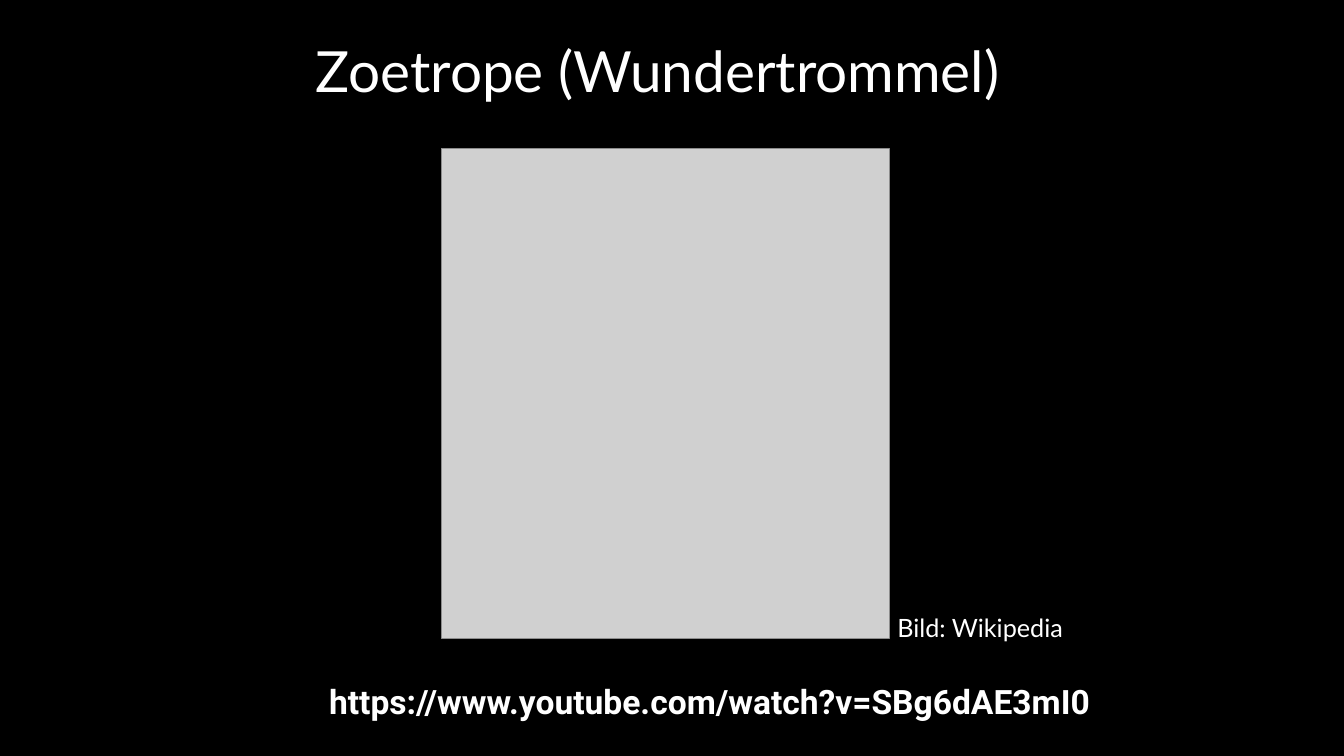
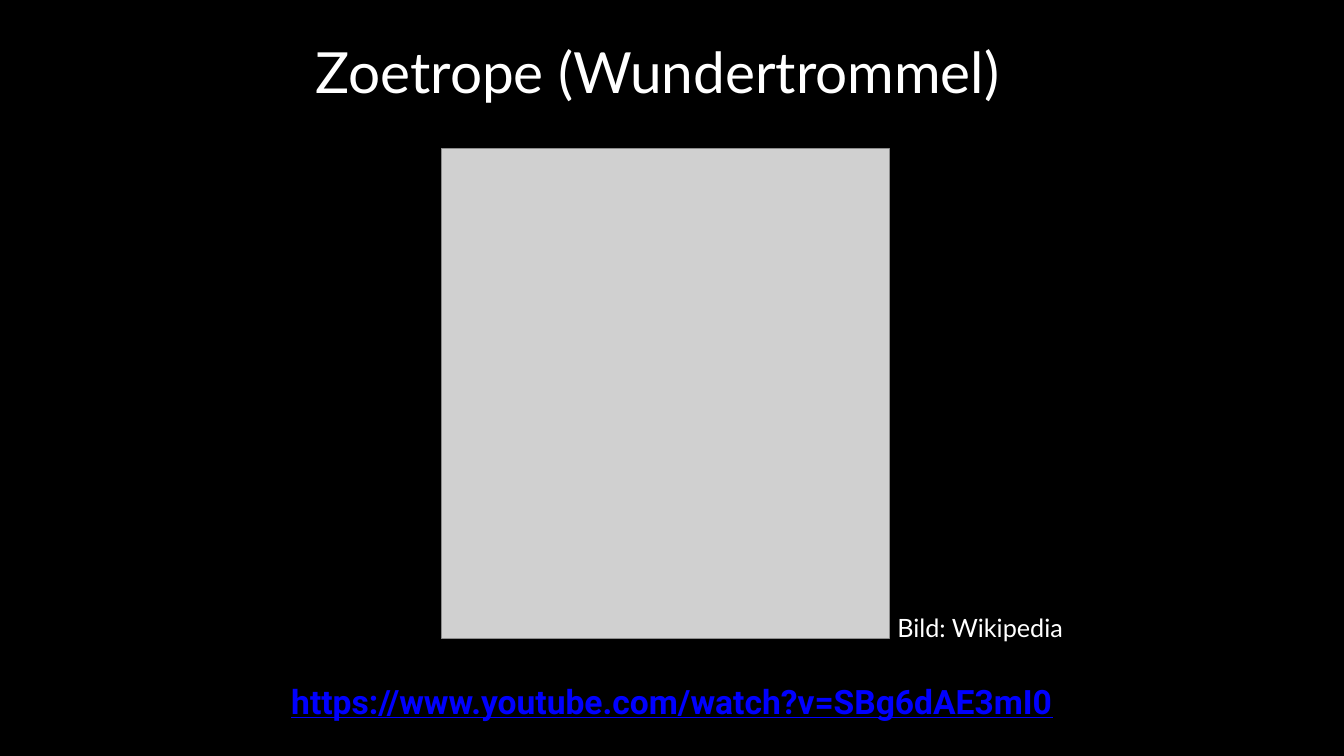
Before and after one commit to Lehr-Lern-Labor/Scienc-Camp-KI, a slide deck: slide 11 of Folien/05-Gestaltung und Animation.pptx (slide 10 before the commit). Drawn at 1344x756 pixels with LibreOffice and Linux fonts; fonts in the diff are those of the drawing; grey boxes stand for pictures. Boxes give left, top, right and bottom in pixels: in the first picture for what was removed or moved away, otherwise in the second. Text is boxed around its words. In the diff, an @@ line names an element or a change of style, - is before the commit and + after.

```diff
--- a/Folien/05-Gestaltung und Animation.pptx
+++ b/Folien/05-Gestaltung und Animation.pptx
@@ text "https://www.youtube.com/watch?v=SBg6dAE3mI0": place and size @@
-text "https://www.youtube.com/watch?v=SBg6dAE3mI0" at (329, 688, 1090, 721)
+text "https://www.youtube.com/watch?v=SBg6dAE3mI0" at (291, 688, 1052, 721)
@@ text "https://www.youtube.com/watch?v=SBg6dAE3mI0" at (291, 688, 1052, 721): text colour #FFFFFF to #0000FF, underline on @@
```
Also in this commit, not shown: 11 other slides changed, 2 slides added, 1 slide removed.
